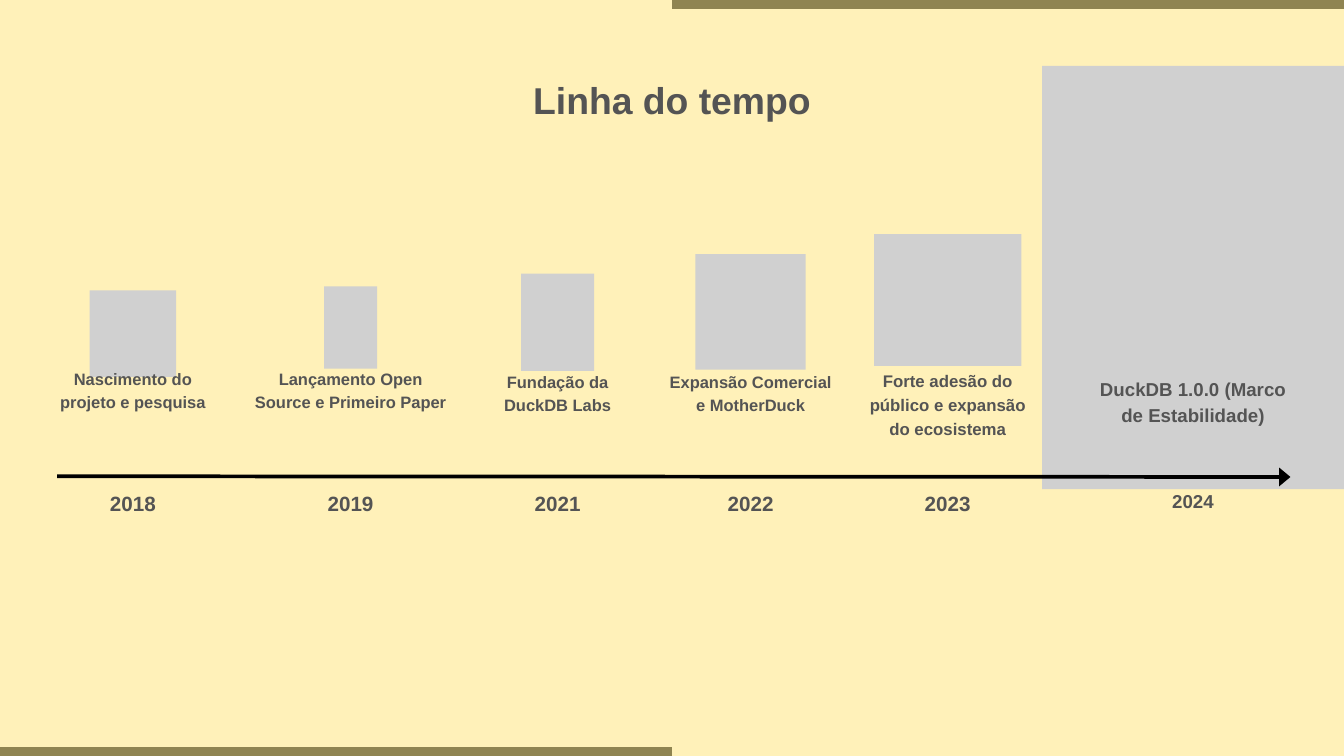
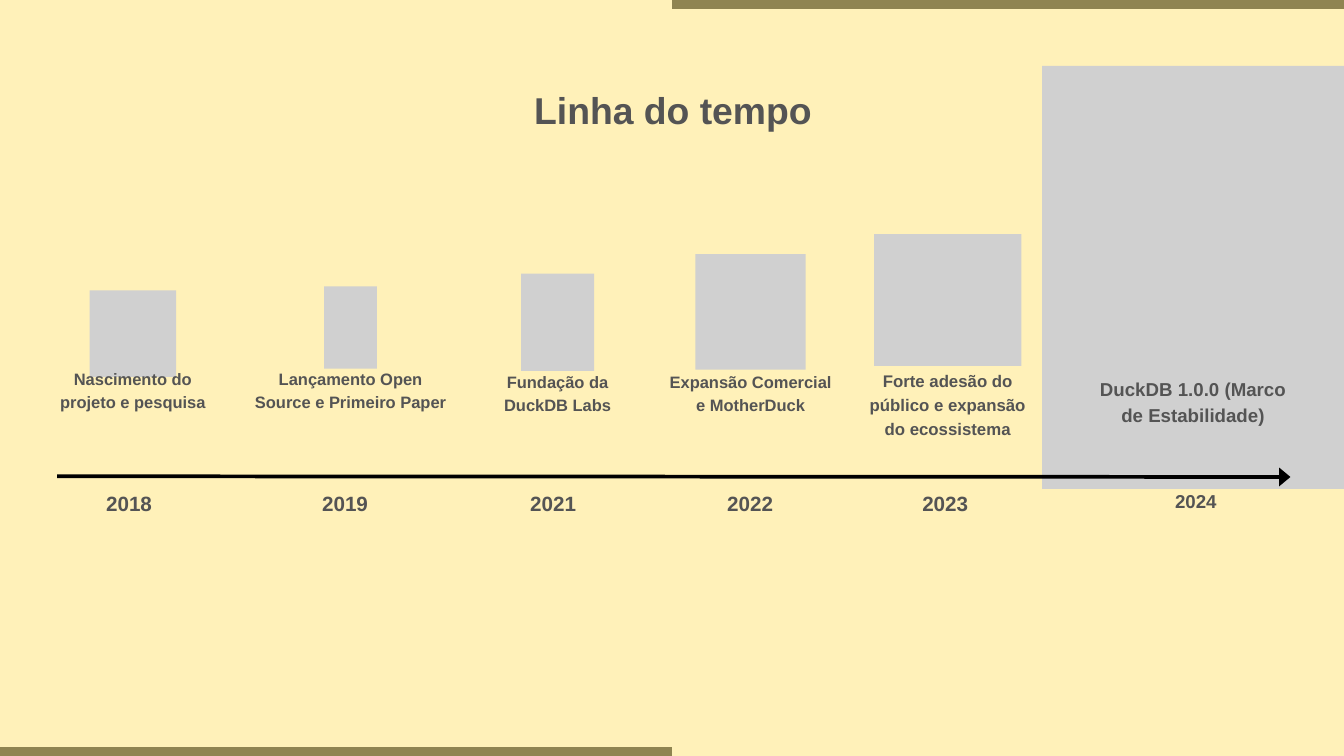
Before and after one commit to Kayo-Gabriel/DuckDB, a slide deck: slide 3 of DuckDB_054536.pptx. Drawn at 1344x756 pixels with LibreOffice and Linux fonts; fonts in the diff are those of the drawing; grey boxes stand for pictures; background and template pictures are left out. Boxes give left, top, right and bottom in pixels: in the first picture for what was removed or moved away, otherwise in the second. Text is boxed around its words. In the diff, an @@ line names an element or a change of style, - is before the commit and + after.

```diff
--- a/DuckDB_054536.pptx
+++ b/DuckDB_054536.pptx
@@ text "Linha do tempo" moved from (x1=533, y1=87, x2=811, y2=121) to (x1=534, y1=97, x2=812, y2=132) @@
@@ text at (x1=870, y1=375, x2=1025, y2=435): text changed @@
-Forte adesão do público e expansão do ecosistema
+Forte adesão do público e expansão do ecossistema
@@ text "2018" moved from (x1=110, y1=496, x2=156, y2=511) to (x1=106, y1=496, x2=152, y2=511) @@
@@ text "2019" moved from (x1=328, y1=496, x2=374, y2=511) to (x1=322, y1=496, x2=368, y2=511) @@
@@ text "2021" moved from (x1=535, y1=496, x2=581, y2=511) to (x1=530, y1=496, x2=576, y2=511) @@
```
Also in this commit, not shown: 6 other slides changed.
